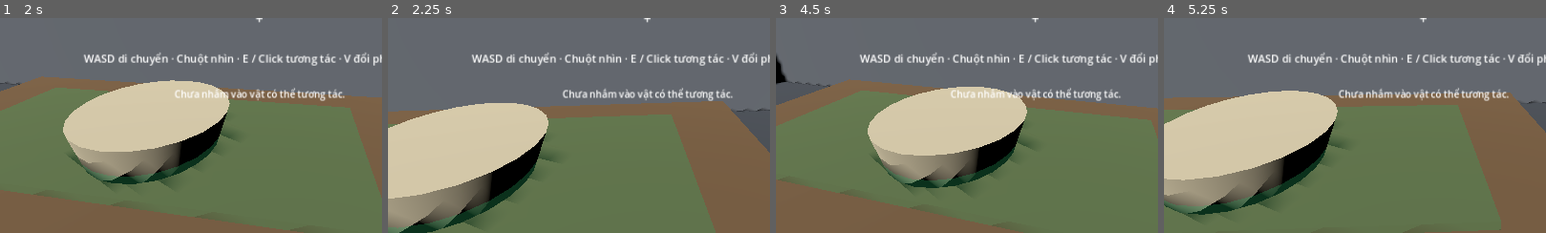
Above: before the commit, frames 1-4 (left to right).
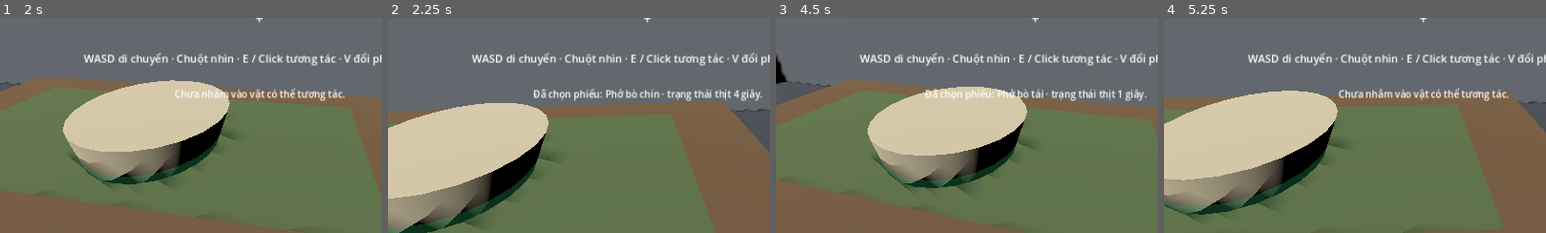
Above: after the commit, the same moments.

Repository: 24021368-DucAnh/Pho_Dau_Ngo
Game: Godot game, scene res://scenes/main.tscn
The game is run twice, just before and just after one commit, with the same random seed, the same clock (stepped at 60 frames per second) and the same inputs.
Inputs (mouse positions are % of the whole screen's width and height, from its top left):
- Up to frame 1 (2 s): tap Enter at 0.5 s; move the mouse to (55, 50) at 0.52 s; hold E (interact) 0.53-1.28 s; hold W (move_forward) from 0.53 s (still down); tap T at 1.25 s; move the mouse to (45, 50) at 1.27 s; click (45, 50) at 1.35 s
- Up to frame 2 (2.25 s): keep holding W (move_forward); tap T at 2 s; move the mouse to (52, 48) at 2.02 s; tap V at 2.1 s
- Up to frame 3 (4.5 s): keep holding W (move_forward); tap T at 2.75, 3.5, 4.25 s; move the mouse to (49, 52) at 2.77 s; tap E (interact) at 2.85 s; move the mouse to (57, 51) at 3.52 s; press the mouse at (57, 51) at 3.53 s; move the mouse to (42, 49) at 4.27 s; release the mouse at (42, 49) at 4.28 s; tap V at 4.35 s
- Up to frame 4 (5.25 s): keep holding W (move_forward); move the mouse to (51, 50) at 5.02 s; hold E (interact) from 5.03 s (still down)
The pictures show only the part of the screen within x 16-66%, y 50-100%; the shares and areas given below are measured in that part.

Frame 1 is identical in both runs. In frame 2, 1.5% of the frame differs, in the area x 38-98%, y 32-39%; in frame 3, 1.3%; in frame 4, nothing differs.
Error before the commit: Invalid access to property or key 'blanch_duration_seconds' on a base object of type 'Resource (RecipeData)'. (res://scripts/player_controller.gd:56)

Commit message:
fix(kitchen): retain deprecated field for compatibility while removing timer behavior

Diff:
--- a/game/scripts/kitchen/recipe_data.gd
+++ b/game/scripts/kitchen/recipe_data.gd
@@ -4,6 +4,8 @@
 @export var recipe_id: StringName = &"pho_bo"
 @export var display_name: String = "Phở bò"
 @export_enum("tai", "chin") var beef_variant: String = "tai"
+# Deprecated compatibility field; recipe semantics never use a beef blanch timer.
+@export var blanch_duration_seconds: float = 0.0
 
 
 func steps_for_recipe() -> Array[Dictionary]:
